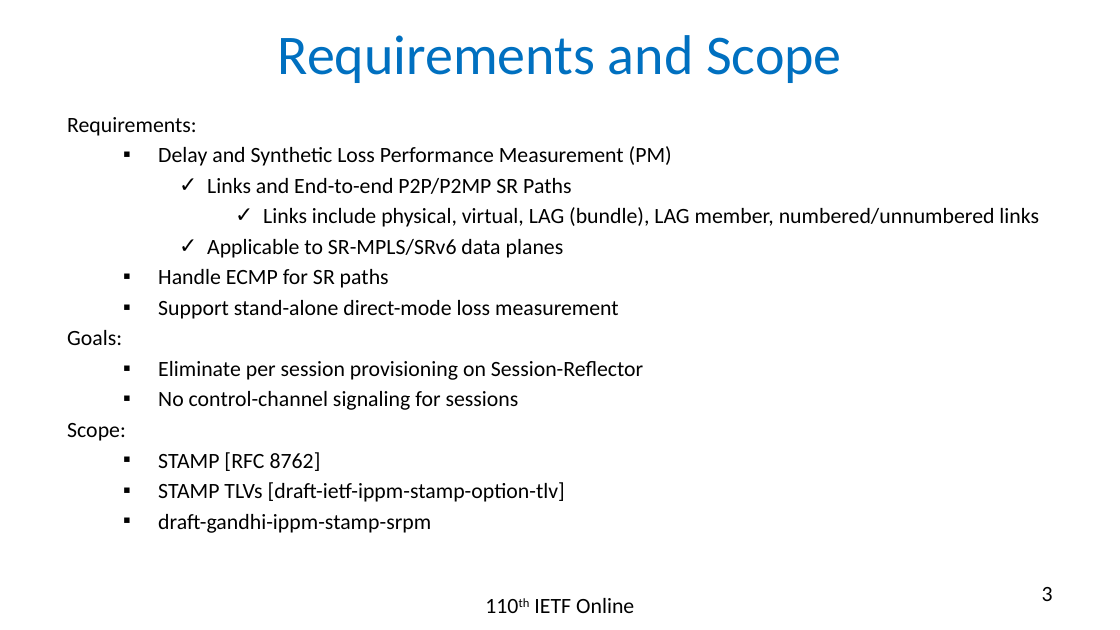
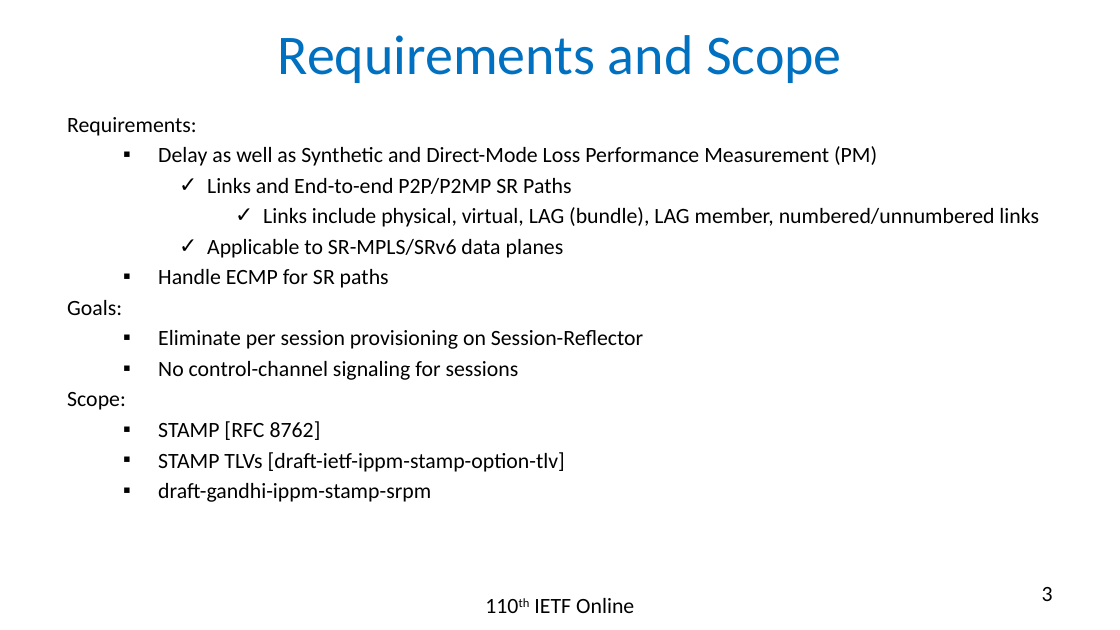
Before and after one commit to rakgandhi/ietf-slides, a slide deck: slide 3 of draft-gandhi-spring-stamp-srpm-04.pptx. Drawn at 1120x630 pixels with LibreOffice and Linux fonts; fonts in the diff are those of the drawing. Boxes give left, top, right and bottom in pixels: in the first picture for what was removed or moved away, otherwise in the second. Text is boxed around its words. In the diff, an @@ line names an element or a change of style, - is before the commit and + after.

```diff
--- a/draft-gandhi-spring-stamp-srpm-04.pptx
+++ b/draft-gandhi-spring-stamp-srpm-04.pptx
@@ text at [158,146,877,166]: text changed @@
-  ▪ Delay and Synthetic Loss Performance Measurement (PM)
+  ▪ Delay as well as Synthetic and Direct-Mode Loss Performance Measurement (PM)
@@ text at [158,300,619,319]: paragraph removed @@
-  ▪ Support stand-alone direct-mode loss measurement
```
Also in this commit, not shown: 4 other slides changed, 2 other files.
